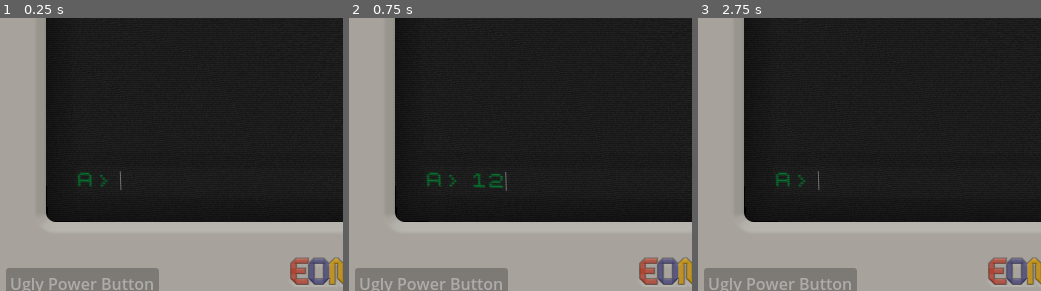
Above: before the commit, frames 1-3 (left to right).
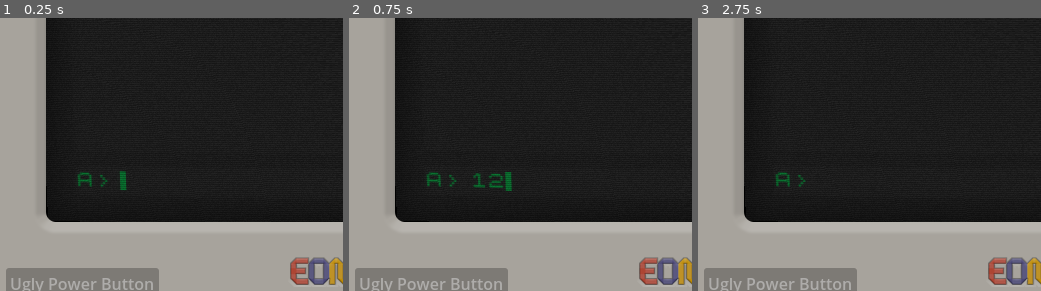
Above: after the commit, the same moments.

Repository: the-archbishop/temporal_ties
Game: Godot game, scene res://Assets/Scenes/main.tscn
Same seed, same stepped clock (60 frames per second), same inputs: the game is played once before the commit and once after it. This scene is started directly instead of the project's main scene.
Inputs (mouse positions are % of the whole screen's width and height, from its top left):
- Up to frame 1 (0.25 s): no input
- Up to frame 2 (0.75 s): click (55, 80) at 0.52 s; type "12" at 0.6 s
- Up to frame 3 (2.75 s): tap Enter (ui_accept) at 1.25, 1.52, 2, 2.27 s
The pictures show only the part of the screen within x 0-50%, y 50-100%; the shares and areas given below are measured in that part.

The runs differ from the first frame. In frame 1, 0.1% of the frame differs, in the area x 34-38%, y 56-64%; in frame 2, 0.1%, in the area x 45-48%, y 56-64%; in frame 3, less than 0.1%.
Error in both runs: Invalid type in function 'set_text' in base 'VBoxContainer (InputResponse.gd)'. Cannot convert argument 2 from Nil to String. (res://Assets/Scripts/Main.gd:19)

Commit message:
fixed caret width to be more like an old computer

Diff:
--- a/Assets/Scenes/main.tscn
+++ b/Assets/Scenes/main.tscn
@@ -121,11 +121,14 @@
 layout_mode = 2
 size_flags_horizontal = 3
 theme_override_colors/font_color = Color(0.0352941, 0.8, 0.313726, 1)
+theme_override_colors/caret_color = Color(0.0352941, 0.8, 0.313726, 1)
+theme_override_constants/caret_width = 6
 theme_override_fonts/font = ExtResource("8_13cq0")
 theme_override_font_sizes/font_size = 16
 theme_override_styles/normal = SubResource("StyleBoxEmpty_1ofsq")
 theme_override_styles/focus = SubResource("StyleBoxEmpty_u5qt7")
 max_length = 48
+caret_blink = true
 script = ExtResource("3_pnkl6")
 
 [node name="ComputerScreen" type="ColorRect" parent="."]
